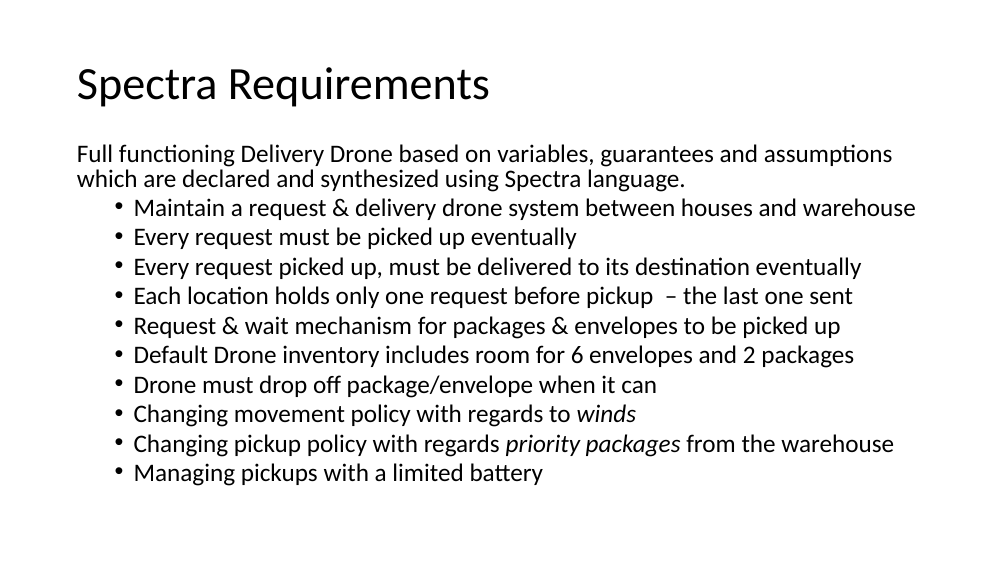
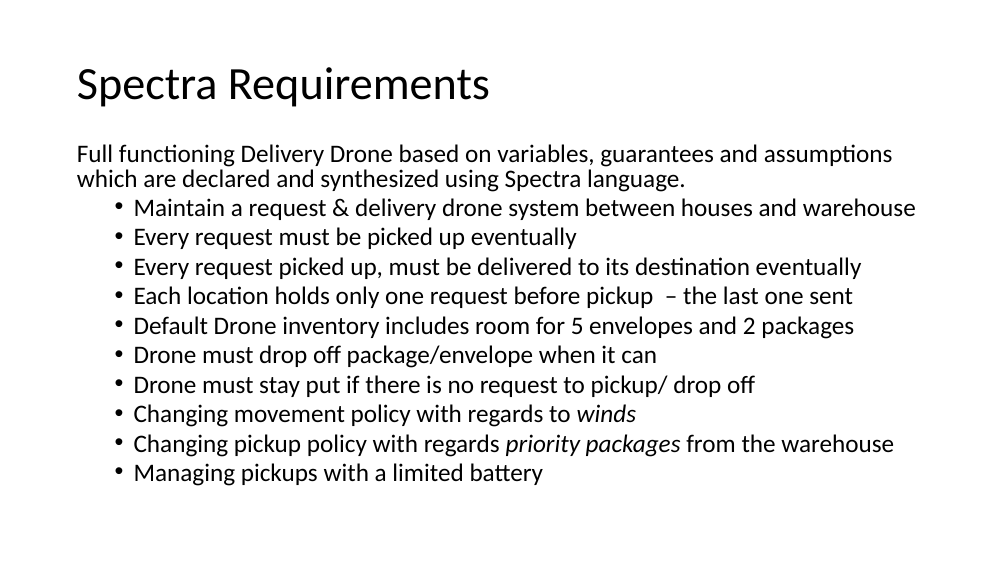
Before and after one commit to GuyHaviv37/DeliveryDroneSpectra, a slide deck: slide 2 of docs/final presentation.pptx. Drawn at 1008x567 pixels with LibreOffice and Linux fonts; fonts in the diff are those of the drawing. Boxes give left, top, right and bottom in pixels: in the first picture for what was removed or moved away, otherwise in the second. Text is boxed around its words. In the diff, an @@ line names an element or a change of style, - is before the commit and + after.

```diff
--- a/docs/final presentation.pptx
+++ b/docs/final presentation.pptx
@@ text at bbox=[134, 316, 854, 339]: text changed @@
-  • Request & wait mechanism for packages & envelopes to be picked up
-  • Default Drone inventory includes room for 6 envelopes and 2 packages
+  • Default Drone inventory includes room for 5 envelopes and 2 packages
@@ text at bbox=[134, 375, 755, 397]: paragraph added @@
+  • Drone must stay put if there is no request to pickup/ drop off
```
Also in this commit, not shown: 5 other slides changed, 1 slide removed.
